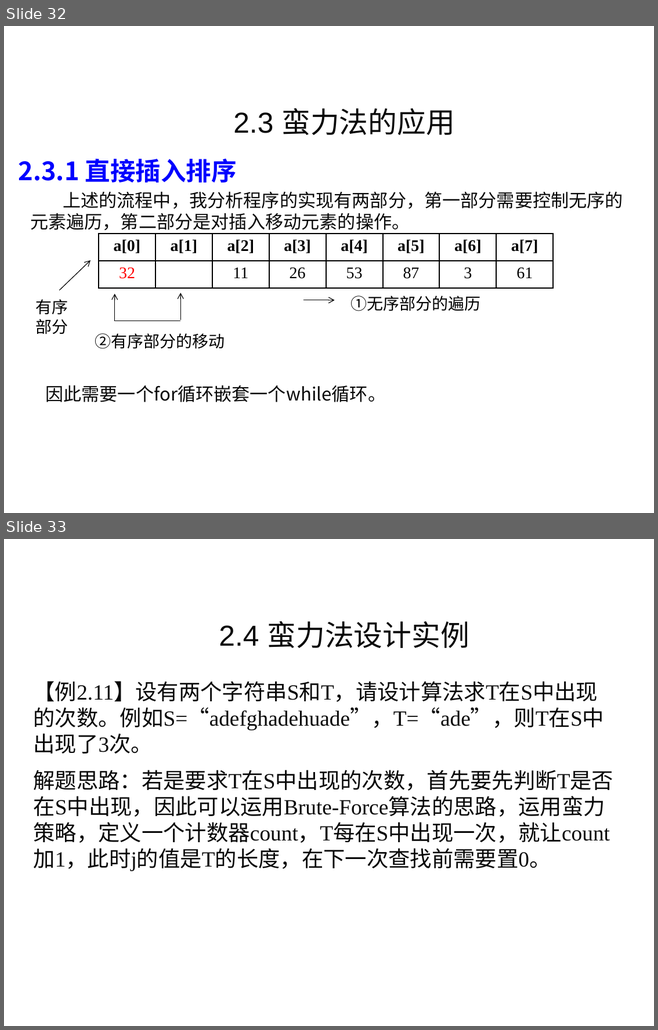
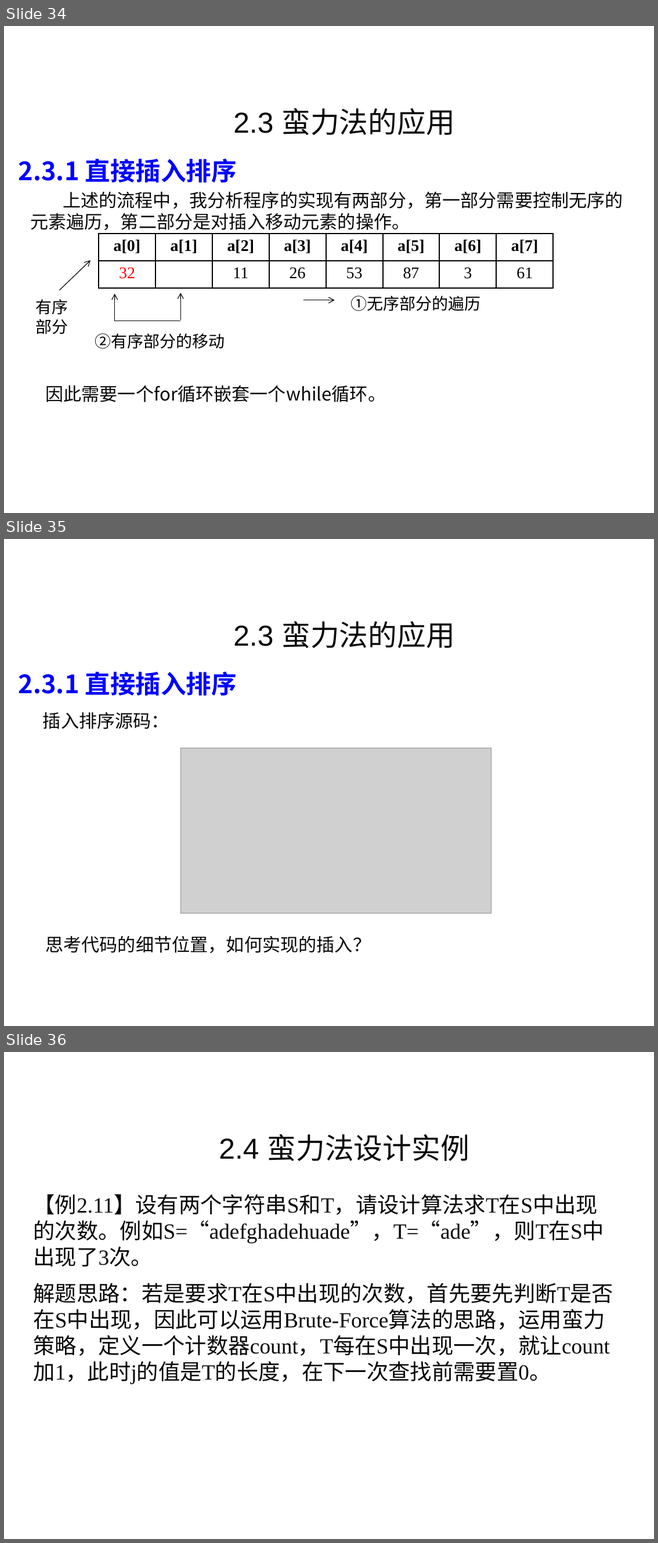
Before and after one commit to liutongling/DP, a slide deck: file/第2章 蛮力法.pptx. Shown one above the other, each under a label of ours: slides 32 and 33 before the commit, slides 34, 35 and 36 after it. The pictures are 658x1030 and 658x1543 pixels, drawn with LibreOffice and Linux fonts; fonts in the diff are those of the drawing; grey boxes stand for pictures; background and template pictures are left out. Boxes give left, top, right and bottom in pixels: in the first picture for what was removed or moved away, otherwise in the second. Text is boxed around its words. In the diff, an @@ line names an element or a change of style, - is before the commit and + after.

Commit message:
第二章内容完成代码补充！

```diff
--- a/file/第2章 蛮力法.pptx
+++ b/file/第2章 蛮力法.pptx
@@ slide 35 added at (x1=4, y1=539, x2=654, y2=1026), background #FFFFFF @@
@@ text added at (x1=233, y1=621, x2=455, y2=648), 32 pt, text #080808 @@
+2.3 蛮力法的应用
@@ text added at (x1=18, y1=671, x2=237, y2=696), 28 pt, text #0000FF, bold @@
+2.3.1 直接插入排序
@@ text added at (x1=43, y1=712, x2=169, y2=729), 20 pt, text #080808 @@
+插入排序源码：
@@ picture added at (x1=181, y1=748, x2=491, y2=913) @@
@@ text added at (x1=45, y1=936, x2=371, y2=953), 20 pt, text #080808 @@
+思考代码的细节位置，如何实现的插入？
@@ what was slide 32 is now slide 34 @@
@@ what was slide 33 is now slide 36 @@
```
Also in this commit, not shown: 1 slide changed, 2 other slides added.
